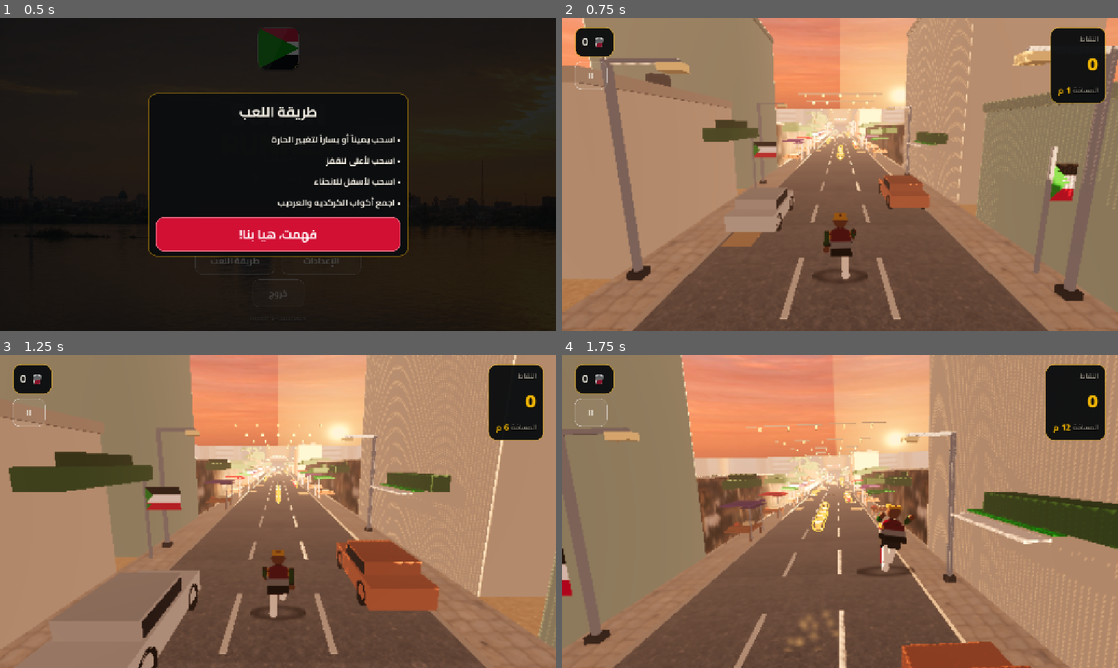
Above: before the commit, frames 1-4 (two rows, left to right).
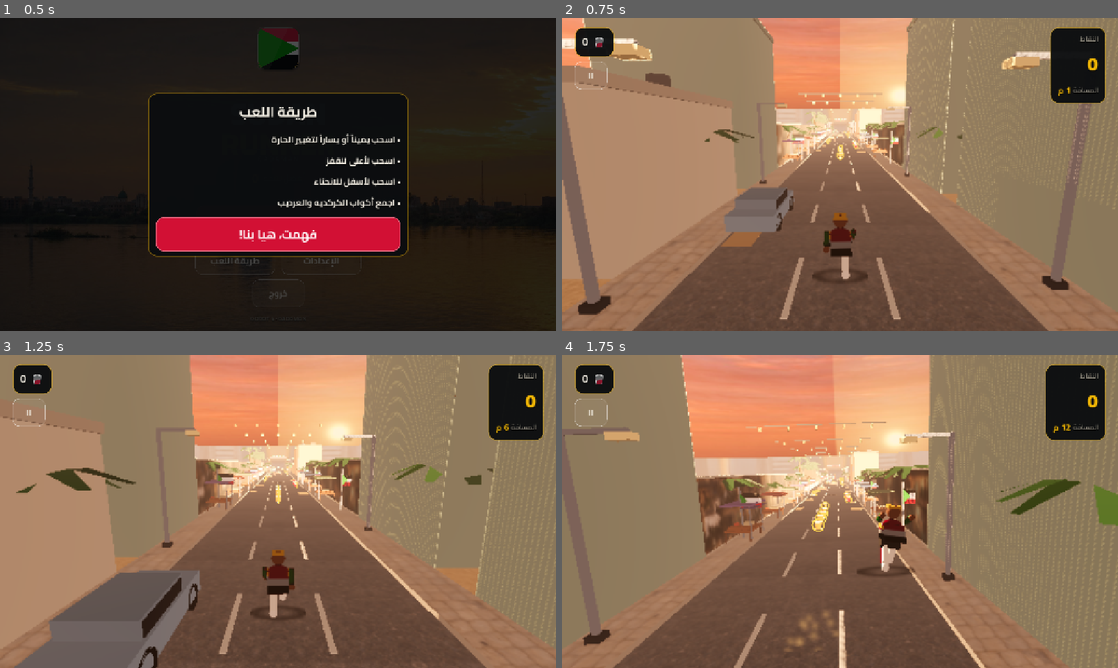
Above: after the commit, the same moments.

Repository: azmifatahi/gadaman
Game: Godot game, scene res://scenes/main.tscn
Same seed, same stepped clock (60 frames per second), same inputs: the game is played once before the commit and once after it.
Inputs (mouse positions are in pixels of both pictures, inside the frame that each line leads up to):
- Up to frame 1 (0.5 s): no input
- Up to frame 2 (0.75 s): click "ابدأ الجري" at 0.5 s
- Up to frame 3 (1.25 s): no input
- Up to frame 4 (1.75 s): move the mouse to (962, 495) at 1.27 s; hold Right (move_right) from 1.28 s (still down); tap Down (slide) at 1.35 s; click (962, 495) at 1.42 s; tap Up (jump) at 1.52, 1.55 s

Frame 1 is identical in both runs. In frame 2, 20% of the frame differs, in the area x 0-100%, y 0-95%; in frame 3, 35%, in the area x 1-100%, y 0-100%; in frame 4, 29%.

Commit message:
fix(1.3.0): pads on the correct thumbs in Arabic, real acacia crowns, muted awnings [shots]
* Godot mirrors LayoutPresets under an RTL layout direction, so in Arabic the
  steer pads landed on the right thumb and jump/slide on the left. Both pad
  groups are forced to LTR: game controls are spatial, not textual.
* The acacia was two flat green boxes - the most cartoonish element left in the
  frame. It is now a trunk with forked limbs and a fan of drooping leaf
  clusters in two olive tones (12 quads).
* Shop awnings and stall canopies use sun-bleached cotton tones instead of
  saturated primary colours.
* The world checker accepts any of the three photographed shopfronts per slot
  (the facade choice is per building, so a specific name is not guaranteed).

Co-authored-by: arena-agent <297053741+arena-agent@users.noreply.github.com>

Diff:
--- a/scripts/ui/ui_root.gd
+++ b/scripts/ui/ui_root.gd
@@ -336,14 +336,19 @@
 	# Anchored to the bottom corners with a 26 px safe margin. PRESET_MODE_MINSIZE
 	# makes the container exactly as big as its two 96 px pads, so the pads sit in
 	# thumb reach without covering the runner.
+	# Force LTR: Godot mirrors LayoutPresets under an RTL layout direction, which
+	# would put the steer pads on the right thumb and the jump/slide pads on the
+	# left in Arabic. Game controls are spatial, not textual.
 	var left_group := HBoxContainer.new()
 	left_group.name = "LeftPads"
+	left_group.layout_direction = Control.LAYOUT_DIRECTION_LTR
 	left_group.add_theme_constant_override("separation", 14)
 	left_group.mouse_filter = Control.MOUSE_FILTER_IGNORE
 	_buttons.add_child(left_group)
 
 	var right_group := HBoxContainer.new()
 	right_group.name = "RightPads"
+	right_group.layout_direction = Control.LAYOUT_DIRECTION_LTR
 	right_group.add_theme_constant_override("separation", 14)
 	right_group.mouse_filter = Control.MOUSE_FILTER_IGNORE
 	_buttons.add_child(right_group)
--- a/scripts/world/segment_builder.gd
+++ b/scripts/world/segment_builder.gd
@@ -321,8 +321,10 @@
 
 static func _shop_awning(st: SurfaceTool, side: float, z: float,
 		rng: RandomNumberGenerator) -> void:
-	var col: Color = [PALETTE["cloth_a"], PALETTE["cloth_c"], PALETTE["green"]][
-			rng.randi_range(0, 2)]
+	# Faded cotton, sun-bleached: saturated primaries are what made the street
+	# look like a cartoon market.
+	var col: Color = [Color("#c98a4b"), Color("#7e9bb0"), Color("#6f7f5a"),
+			Color("#b4695a")][rng.randi_range(0, 3)]
 	var x := side * (INNER + 0.9)
 	for i in 4:
 		MeshKit.add_box(st, Vector3(x - side * float(i) * 0.55, 3.2 - float(i) * 0.12, z),
@@ -339,14 +341,41 @@
 	MeshKit.add_box(st, Vector3(x, 0.2, z), Vector3(0.36, 0.3, 0.36), PALETTE["dark"])
 
 
+## Umbrella-thorn acacia: the tree that lines every Khartoum street.
+##
+## It used to be two big flat boxes, which read as green hedges floating over the
+## road - the single most cartoonish thing left in the frame. The canopy is now a
+## fan of narrow, slightly drooping leaf clusters around a dark core, in muted
+## olive tones, so it reads as a tree at chase-camera distance and costs 12 quads.
 static func _acacia(st: SurfaceTool, x: float, z: float, rng: RandomNumberGenerator) -> void:
 	var h := rng.randf_range(2.6, 3.8)
-	MeshKit.add_cylinder(st, Vector3(x, 0.16, z), 0.16, h, Color("#5a4530"), 5, 0.11)
-	var canopy_w := rng.randf_range(3.2, 5.0)
-	MeshKit.add_box(st, Vector3(x, h + 0.55, z), Vector3(canopy_w, 0.55, canopy_w * 0.9),
-			PALETTE["leaf"])
-	MeshKit.add_box(st, Vector3(x + 0.5, h + 1.0, z - 0.4),
-			Vector3(canopy_w * 0.6, 0.4, canopy_w * 0.55), PALETTE["leaf_dark"])
+	var base := Vector3(x, 0.16, z)
+	MeshKit.add_cylinder(st, base, 0.17, h, Color("#54402e"), 5, 0.12)
+	# Two forked limbs, so the crown does not look glued to a stick.
+	for k in 2:
+		var a := rng.randf_range(0.0, TAU)
+		var tip := base + Vector3(cos(a) * 0.9, h * 0.95, sin(a) * 0.9)
+		MeshKit.add_quad(st, base + Vector3(0, h * 0.55, 0),
+				base + Vector3(0.13, h * 0.55, 0.13), tip + Vector3(0.13, 0, 0.13), tip,
+				Color("#6b5238"))
+	var crown := h + 0.35
+	var spread := rng.randf_range(1.9, 2.9)
+	var leaves := 13
+	for i in leaves:
+		var a := TAU * float(i) / float(leaves) + rng.randf_range(-0.16, 0.16)
+		var dir := Vector3(cos(a), 0.0, sin(a))
+		var len := spread * rng.randf_range(0.75, 1.15)
+		var droop := rng.randf_range(0.18, 0.55)
+		var mid := base + Vector3(0, crown + 0.25, 0) + dir * (len * 0.45)
+		var tip := base + Vector3(0, crown - droop, 0) + dir * len
+		var perp := Vector3(-dir.z, 0.0, dir.x) * rng.randf_range(0.34, 0.55)
+		# Alternate the two greens so the crown has depth instead of one flat tone.
+		var col: Color = PALETTE["leaf"] if i % 3 else PALETTE["leaf_dark"]
+		MeshKit.add_quad(st, mid - perp, mid + perp, tip + perp * 0.35, tip - perp * 0.35,
+				col.darkened(rng.randf_range(0.0, 0.12)))
+	# Dark core under the leaves fills the gap when seen from below.
+	MeshKit.add_cylinder(st, base + Vector3(0, crown - 0.35, 0), spread * 0.42, 0.45,
+			PALETTE["leaf_dark"].darkened(0.15), 7)
 
 
 static func _parked_car(st: SurfaceTool, side: float, z: float,
@@ -399,8 +428,8 @@
 static func _stall(st: SurfaceTool, side: float, z: float,
 		rng: RandomNumberGenerator) -> void:
 	var x: float = side * (INNER - 0.6)
-	var cloth: Color = [PALETTE["cloth_a"], PALETTE["cloth_b"], PALETTE["cloth_c"],
-			PALETTE["green"], PALETTE["red"]][rng.randi_range(0, 4)]
+	var cloth: Color = [Color("#c98a4b"), Color("#8a6f9b"), Color("#6f88a8"),
+			Color("#7f8f68"), Color("#b4695a")][rng.randi_range(0, 4)]
 	# Counter + legs.
 	MeshKit.add_box(st, Vector3(x, 0.82, z), Vector3(1.9, 0.12, 2.6), PALETTE["wood"])
 	for sx: float in [-0.8, 0.8]:
--- a/tools/ci_world_check.gd
+++ b/tools/ci_world_check.gd
@@ -14,17 +14,31 @@
 const SEGMENTS := preload("res://scripts/world/segment_builder.gd")
 const KIT := preload("res://scripts/world/mesh_kit.gd")
 
-## Minimum vertices per district, per surface family. A surface missing entirely
-## means a texture would not show up in game.
+## Surfaces every slot of a district must contain. A surface missing entirely
+## means its texture never shows up in game.
+##
+## "facade*" is a wildcard: each building picks one of the three photographed
+## shopfronts, so which of facade/facade_b/facade_c a slot contains depends on
+## its RNG seed. Requiring one specific name fails a perfectly good street.
 const EXPECTED := {
-	0: ["road", "walk", "art", "ground", "facade"],
-	1: ["road", "walk", "art", "ground", "facade"],
-	2: ["road", "walk", "art", "ground", "facade", "water", "concrete"],
-	3: ["road", "walk", "art", "ground", "facade_c"],
+	0: ["road", "walk", "art", "ground", "facade*"],
+	1: ["road", "walk", "art", "ground", "facade*"],
+	2: ["road", "walk", "art", "ground", "facade*", "water", "concrete"],
+	3: ["road", "walk", "art", "ground", "facade*"],
 	4: ["road", "walk", "art", "ground", "water", "steel", "concrete"],
 	5: ["road", "walk", "art", "ground", "water", "concrete"],
-	6: ["road", "walk", "art", "ground", "facade"],
+	6: ["road", "walk", "art", "ground", "facade*"],
 }
+
+
+static func _surface_matches(present: PackedStringArray, wanted: String) -> bool:
+	if wanted.ends_with("*"):
+		var prefix := wanted.substr(0, wanted.length() - 1)
+		for name in present:
+			if String(name).begins_with(prefix):
+				return true
+		return false
+	return present.has(wanted)
 
 var _problems: Array[String] = []
 var _summary: Dictionary = {}
@@ -87,7 +101,7 @@
 				_problems.append("variant %d slot %d: %d surfaces but %d names" % [
 					variant, slot, mesh.get_surface_count(), names.size()])
 			for surface_name in want:
-				if not names.has(surface_name):
+				if not _surface_matches(names, String(surface_name)):
 					_problems.append("variant %d slot %d is missing the '%s' surface" % [
 						variant, slot, surface_name])
 			var tris := 0
